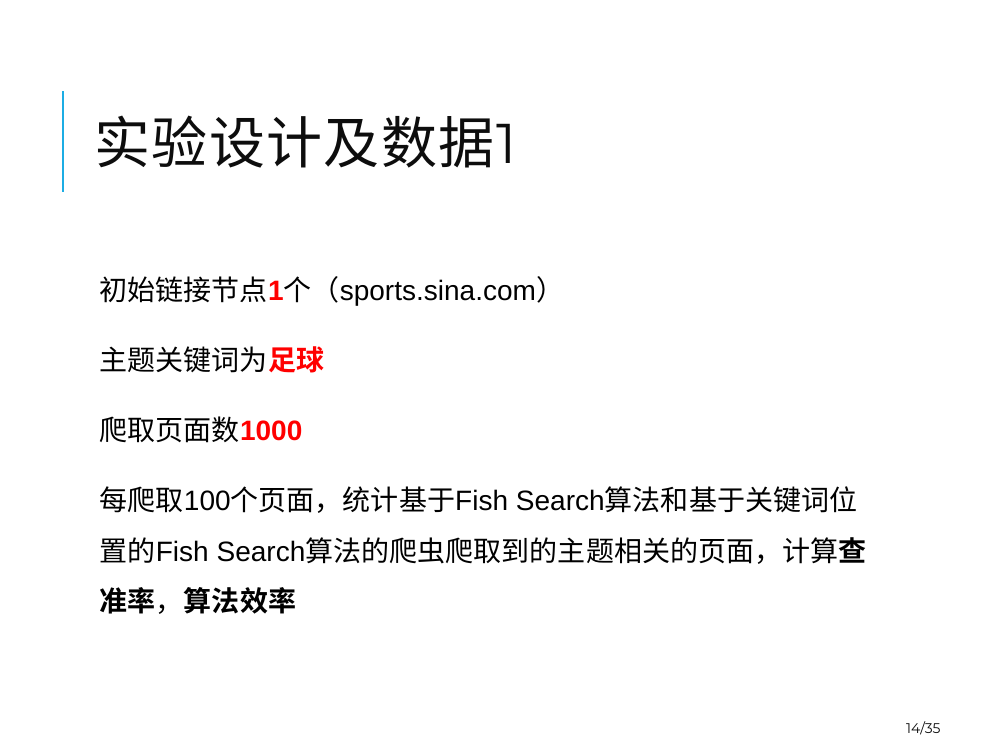
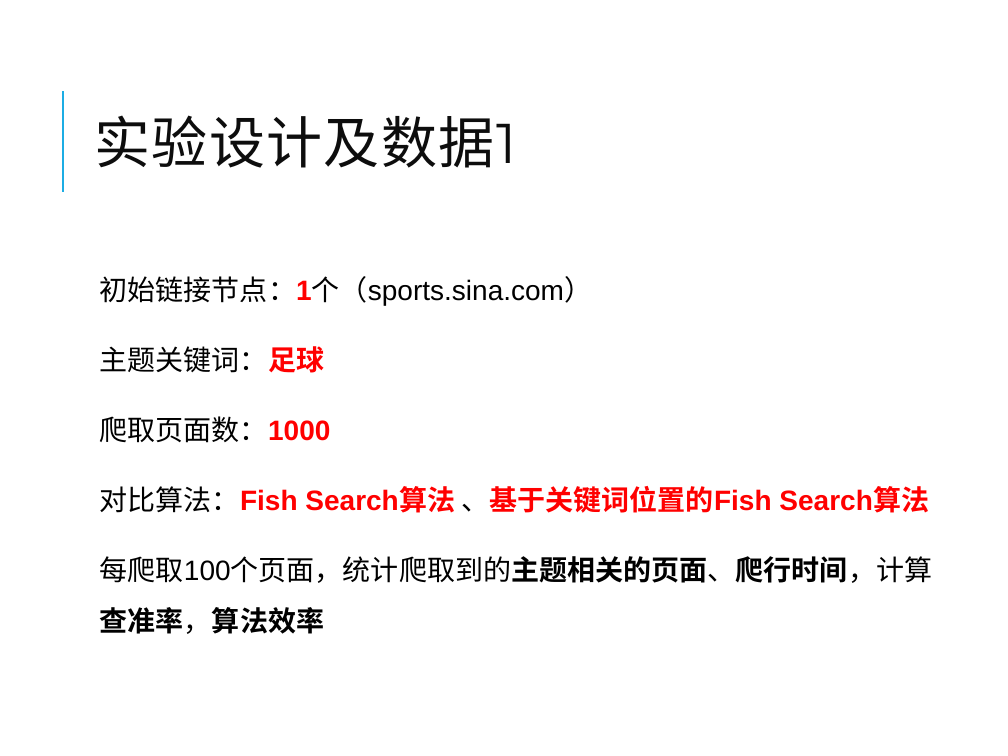
Before and after one commit to winniehajing/paper, a slide deck: slide 14 of 2012223040119-Defense-20150515-goahead.pptx. Drawn at 1008x756 pixels with LibreOffice and Linux fonts; fonts in the diff are those of the drawing. Boxes give left, top, right and bottom in pixels: in the first picture for what was removed or moved away, otherwise in the second. Text is boxed around its words. In the diff, an @@ line names an element or a change of style, - is before the commit and + after.

```diff
--- a/2012223040119-Defense-20150515-goahead.pptx
+++ b/2012223040119-Defense-20150515-goahead.pptx
@@ text at [100,276,932,634]: text changed @@
-  初始链接节点1个（sports.sina.com）
-  主题关键词为足球
-  爬取页面数1000
-  每爬取100个页面，统计基于Fish Search算法和基于关键词位置的Fish Search算法的爬虫爬取到的主题相关的页面，计算查准率，算法效率
+  初始链接节点：1个（sports.sina.com）
+  主题关键词：足球
+  爬取页面数：1000
+  对比算法：Fish Search算法 、基于关键词位置的Fish Search算法
+  每爬取100个页面，统计爬取到的主题相关的页面、爬行时间，计算查准率，算法效率
@@ page number removed at [906,721,941,735] @@
-14/35
```
Also in this commit, not shown: 45 other slides changed, 3 other files.
